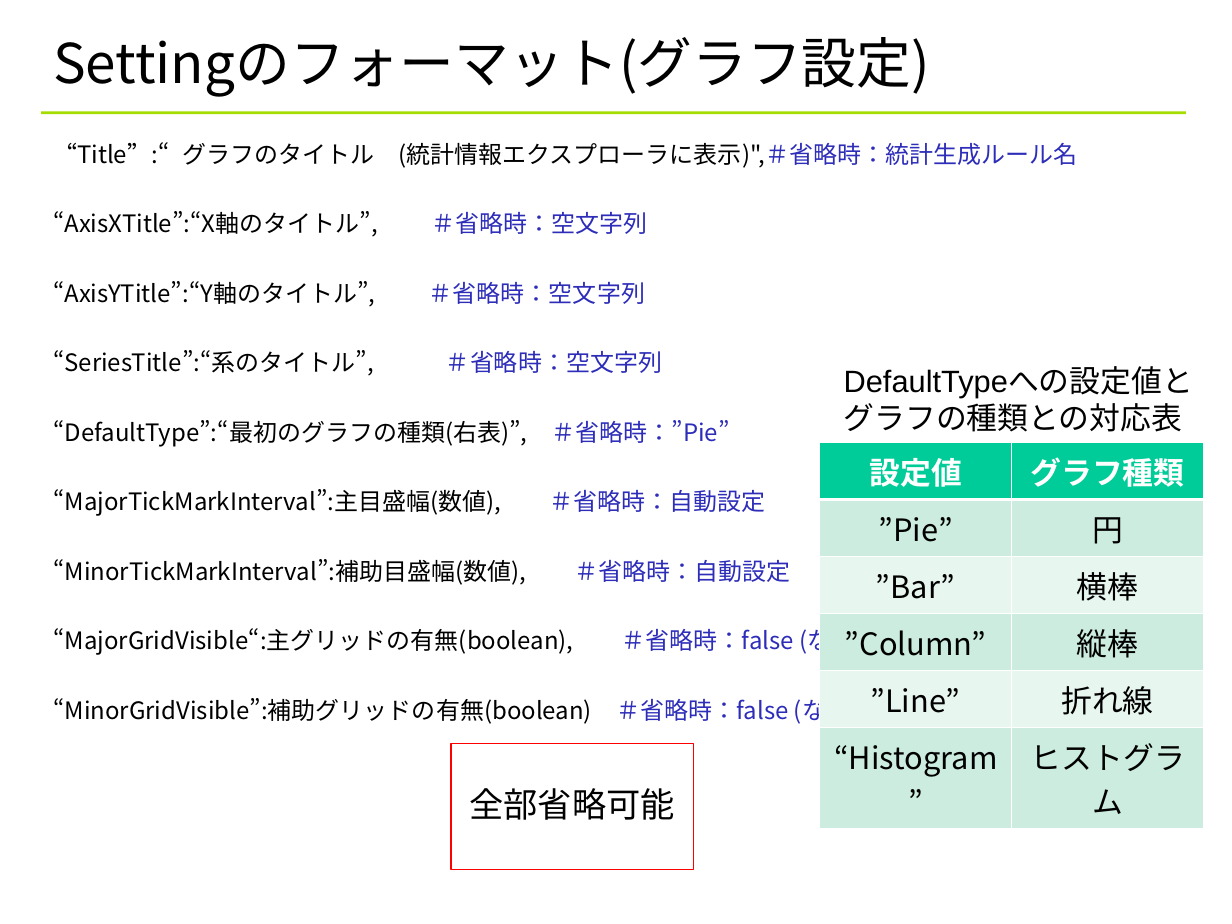
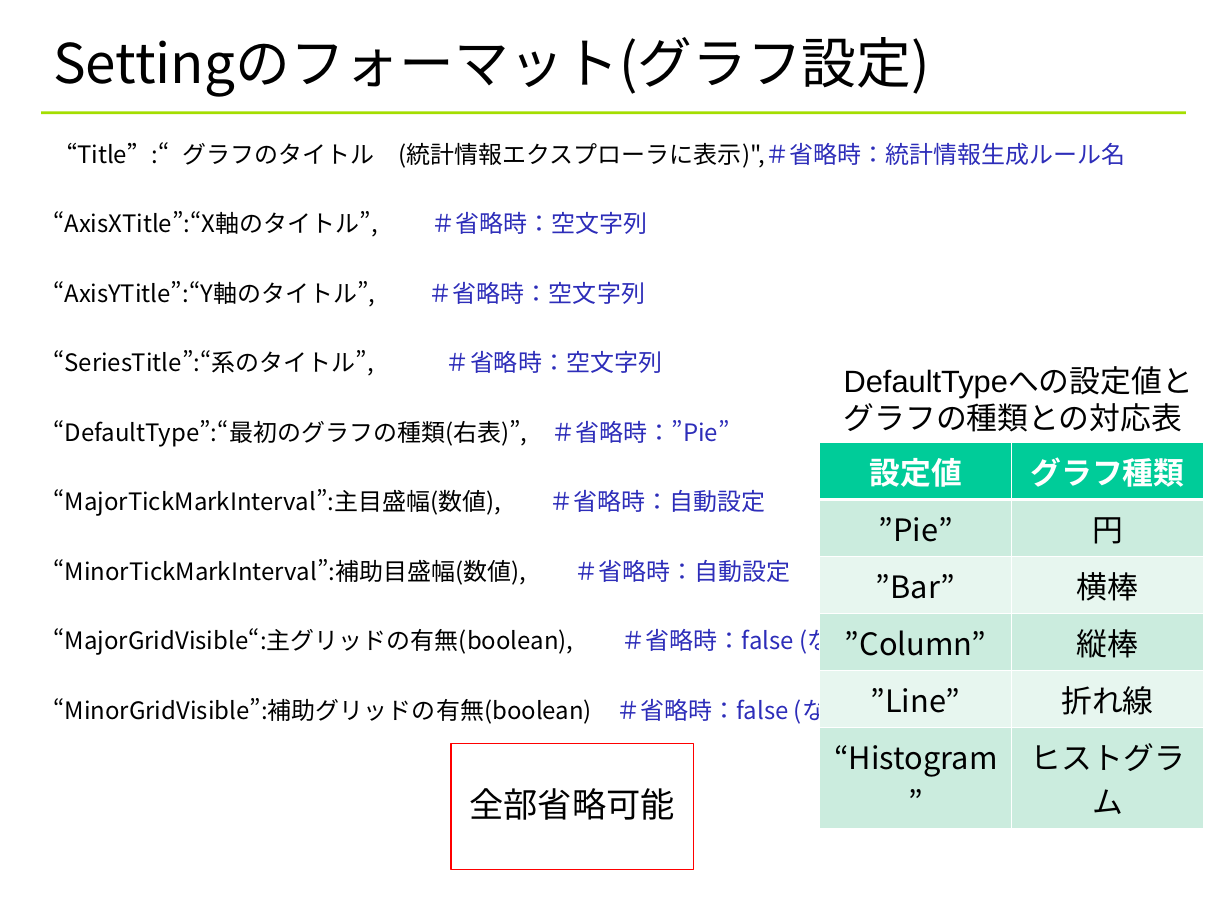
Before and after one commit to YixiaoLi/tlv4mc, a slide deck: slide 35 of doc/statistics_viewer_manual.ppt. Drawn at 1232x924 pixels with LibreOffice and Linux fonts; fonts in the diff are those of the drawing; background and template pictures are left out. Boxes give left, top, right and bottom in pixels: in the first picture for what was removed or moved away, otherwise in the second. Text is boxed around its words. In the diff, an @@ line names an element or a change of style, - is before the commit and + after.

Commit message:
名前変更：統計生成ルール→統計情報生成ルール ファイル構成の修正

```diff
--- a/doc/statistics_viewer_manual.ppt
+++ b/doc/statistics_viewer_manual.ppt
@@ text at (x1=53, y1=142, x2=1125, y2=168): text changed @@
-“Title”:“グラフのタイトル (統計情報エクスプローラに表示)",＃省略時：統計生成ルール名
+“Title”:“グラフのタイトル (統計情報エクスプローラに表示)",＃省略時：統計情報生成ルール名
```
Also in this commit, not shown: 15 other slides changed, 1 other file.
